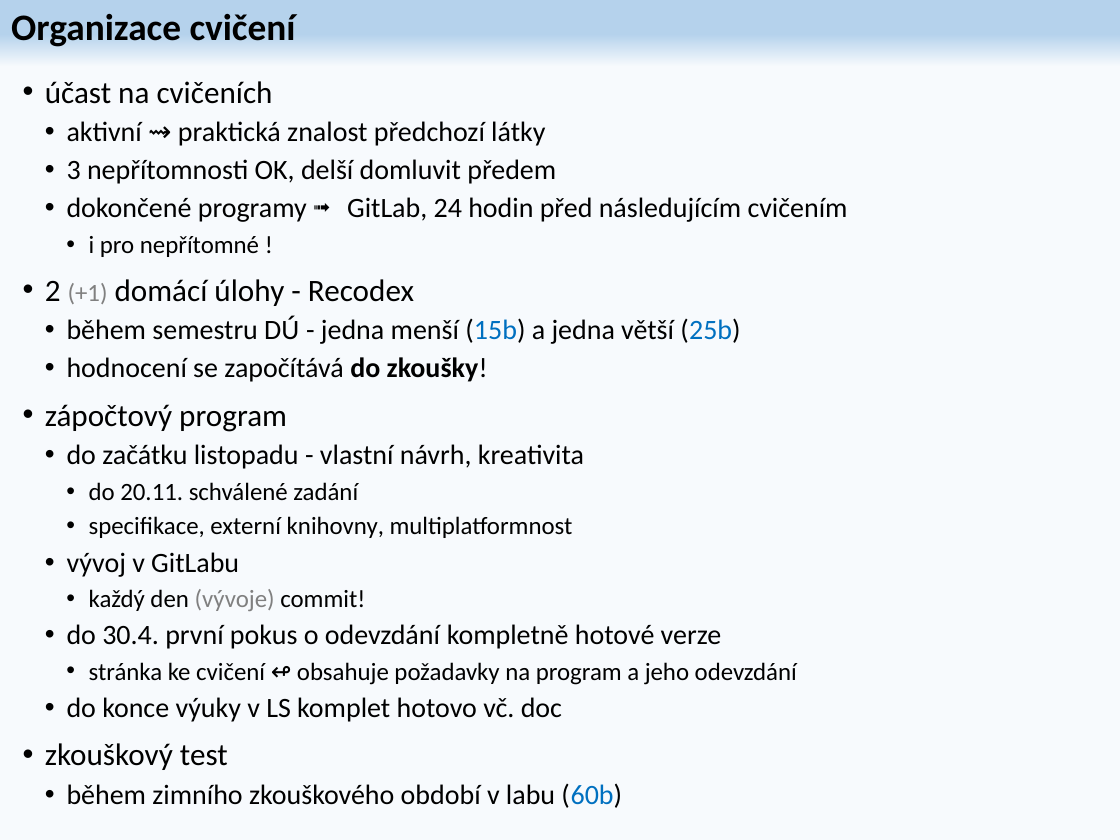
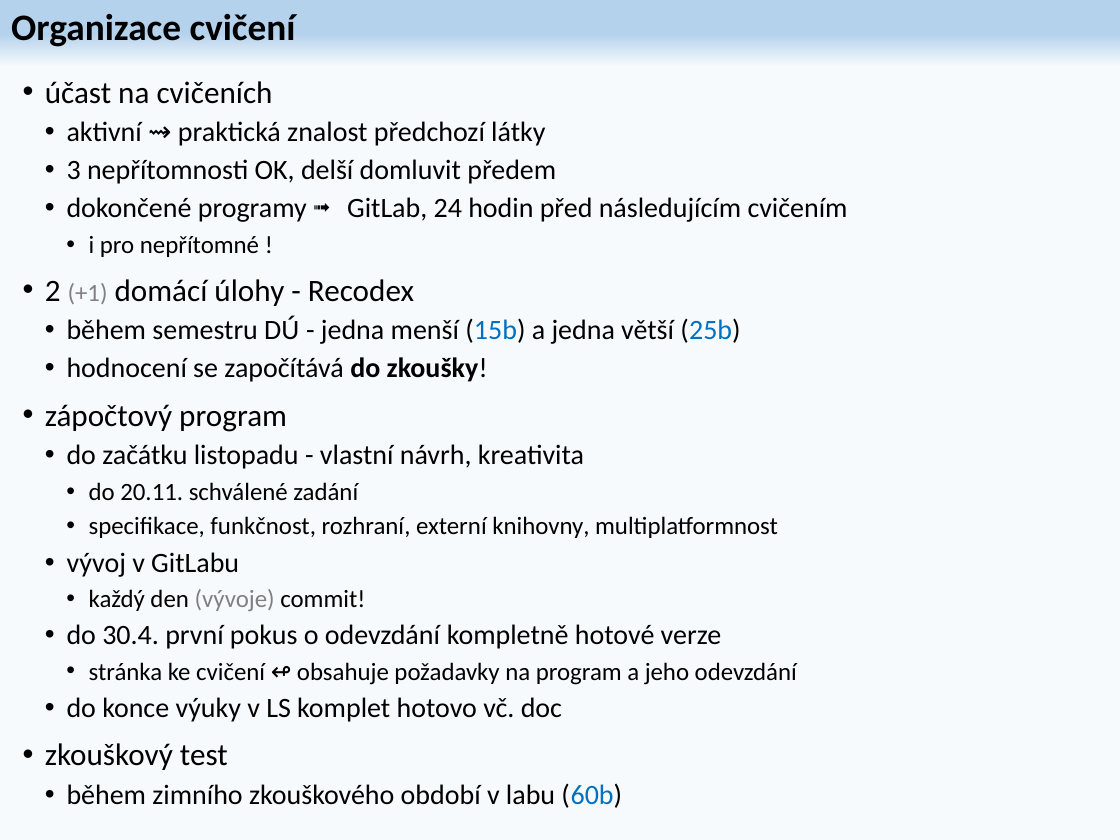
Before and after one commit to damodarak/BANG, a slide deck: slide 2 of CvCpp.pptx. Drawn at 1120x840 pixels with LibreOffice and Linux fonts; fonts in the diff are those of the drawing. Boxes give left, top, right and bottom in pixels: in the first picture for what was removed or moved away, otherwise in the second. Text is boxed around its words. In the diff, an @@ line names an element or a change of style, - is before the commit and + after.

```diff
--- a/CvCpp.pptx
+++ b/CvCpp.pptx
@@ text at [89,516,778,538]: text changed @@
-    • specifikace, externí knihovny, multiplatformnost
+    • specifikace, funkčnost, rozhraní, externí knihovny, multiplatformnost
```
Also in this commit, not shown: 6 other slides changed, 1 other file.
